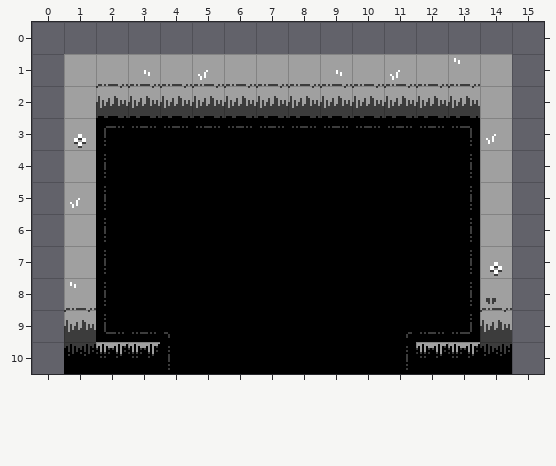
Level history. Tiled map: art/rooms/GrassyTest_Standard_S.tmx. Above is the file before it was changed.
Cells are 16x16 px. Shown: x 0..15, y 0..10. The old version is drawn lined up with the new one.
And afterwards:
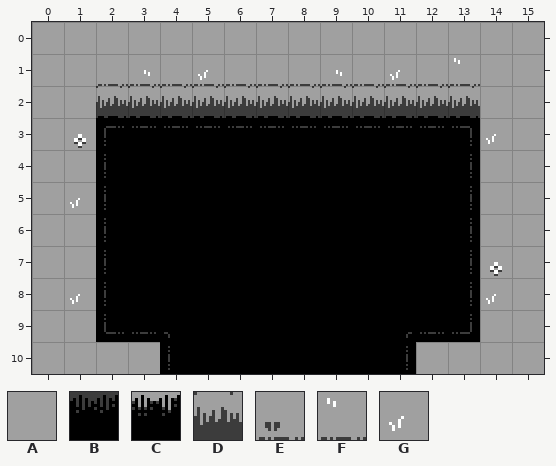
Key: from "MapTiles": A 2 "map", B 6 "map", C 7 "map", D 17 "map", E 18 "map", F 21 "map", G 23 "map".
_ is an empty cell, . an unchanged one.
What changed:
map size 14x10 -> 16x11 cells (old content now starts at 1,1; both pictures use the new coordinates)
--- layer "Tile Layer 1"
@@ x 0..15 @@
- 0 ________________
- 1 _.............._
- 2 _.............._
- 3 _.............._
- 4 _.............._
- 5 _.............._
- 6 _.............._
- 7 _.............._
- 8 _F............E_
- 9 _D............D_
-10 _BCC........CCB_
+ 0 AAAAAAAAAAAAAAAA
+ 1 A..............A
+ 2 A..............A
+ 3 A..............A
+ 4 A..............A
+ 5 A..............A
+ 6 A..............A
+ 7 A..............A
+ 8 AG............GA
+ 9 AA............AA
+10 AAAA........AAAA
Where, in picture pixels (left, top, right, bottom), the same in both pictures:
changed: (32, 22, 544, 374)
